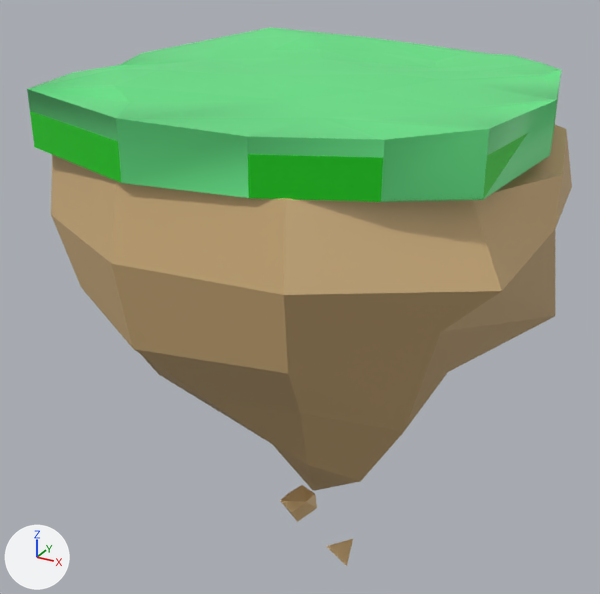
A saved change to the FBX model SensCon/Assets/Models/LowPoly/Low Poly Island.fbx.
Before and after are seen from a camera (50 mm lens) standing at (23.8, -45.5, 8.9) and looking at (-1.8, 1.0, -14.4). Arrows for +X, +Y and +Z are at lower left; the lights stay in place. Where no turn or scale is listed for an object, it has been applied to the vertices. Vertices at the same position are counted once.

Objects in the first picture: 'Green_platform.001', 'Green_platform.002', 'Island'.
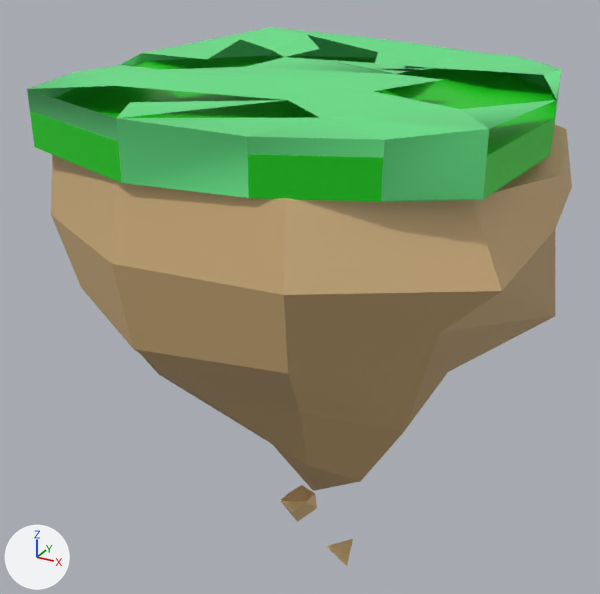
What differs and where, as boxes [x1, y1, x2, y2] in the pictures (600 x 594 px):
part 1 of me_untitled_008, cut back (green): before [29, 35, 557, 199]

What the commit changed:
me_untitled_008 is used by ob_green_platform_002; location (0.0, 0.0, 0.0).
me_untitled_008 had 58 vertices, 93 faces and spanned x -17.8..14.4, y -16.0..16.1, z -2.0..2.2.
me_untitled_008 now has 62 vertices, 69 faces and spans x -17.8..14.4, y -16.0..16.1, z -2.0..2.2.
Part 1, on me_untitled_008:
25 faces are deleted.
4 vertices are added at (-3.8, -12.9, 0.4), (-7.7, -11.3, 1.5), (-2.0, -16.0, 0.4), (-5.5, -12.9, 1.1).
1 new face joins them.
